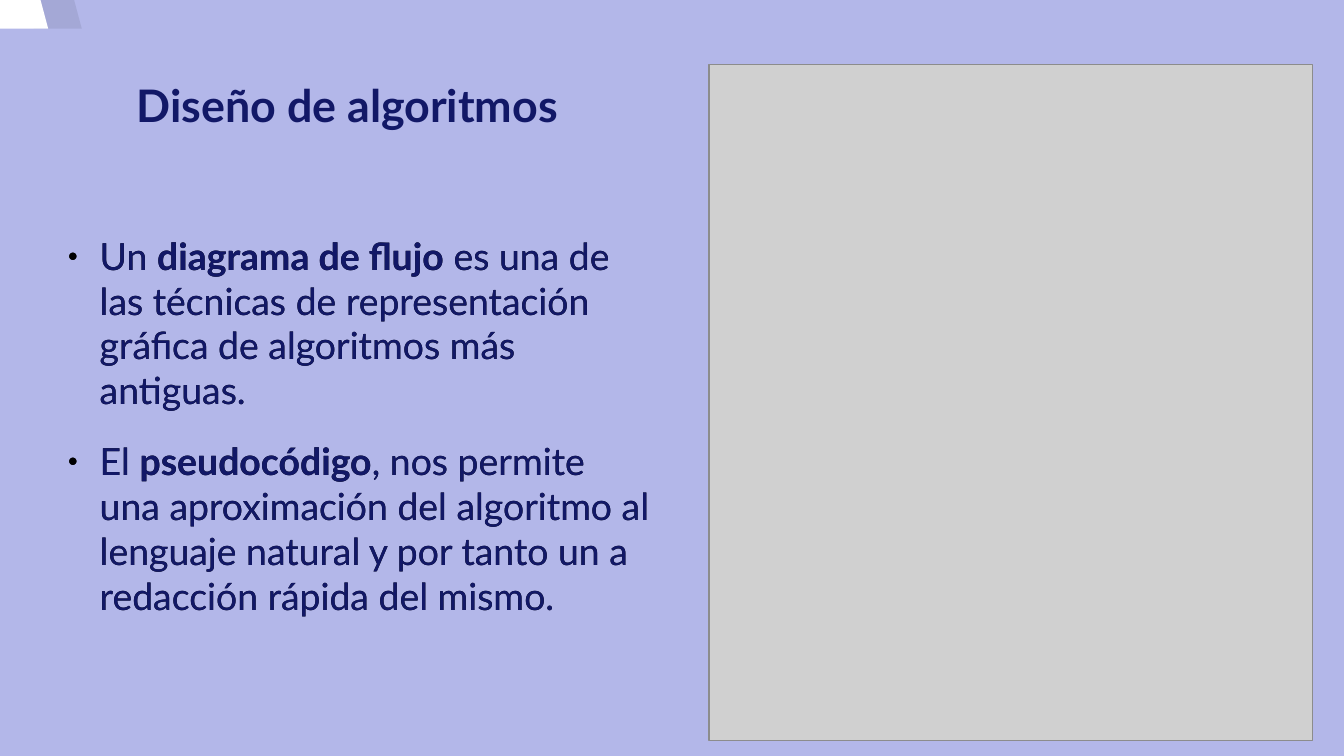
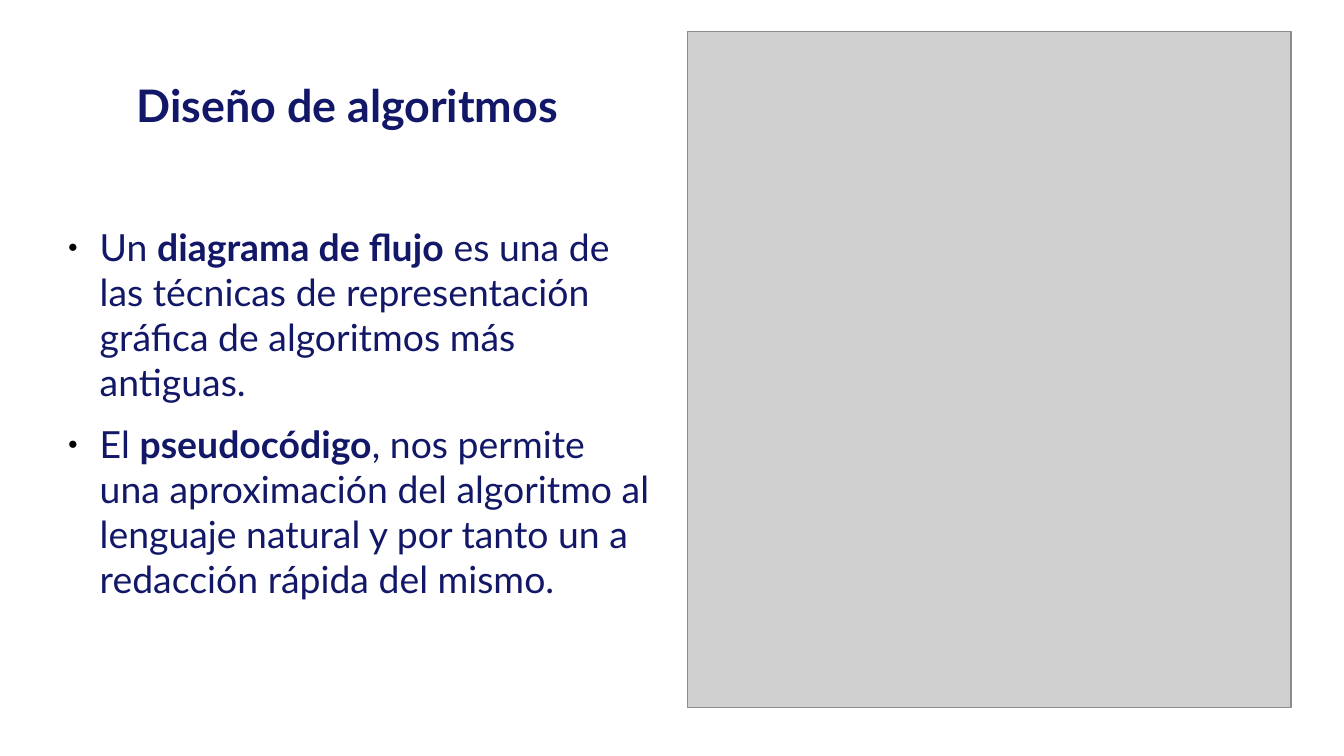
Before and after one commit to josedom24/tallerprogramacion, a slide deck: slide 6 of curso/u3/u3.odp. Drawn at 1344x756 pixels with LibreOffice and Linux fonts; fonts in the diff are those of the drawing; grey boxes stand for pictures; background and template pictures are left out. Boxes give left, top, right and bottom in pixels: in the first picture for what was removed or moved away, otherwise in the second. Text is boxed around its words. In the diff, an @@ line names an element or a change of style, - is before the commit and + after.

```diff
--- a/curso/u3/u3.odp
+++ b/curso/u3/u3.odp
@@ background #B3B7E9 to picture (left out) @@
@@ freeform shape removed at (0, 0, 1210, 756) @@
@@ freeform shape removed at (34, 0, 1243, 756) @@
@@ picture: place and size @@
-picture at (708, 65, 1312, 741)
+picture at (688, 32, 1292, 708)
@@ text "Un diagrama de flujo es ..." at (100, 233, 649, 600): less space between paragraphs @@
```
Also in this commit, not shown: 5 other slides changed, 3 other files.
